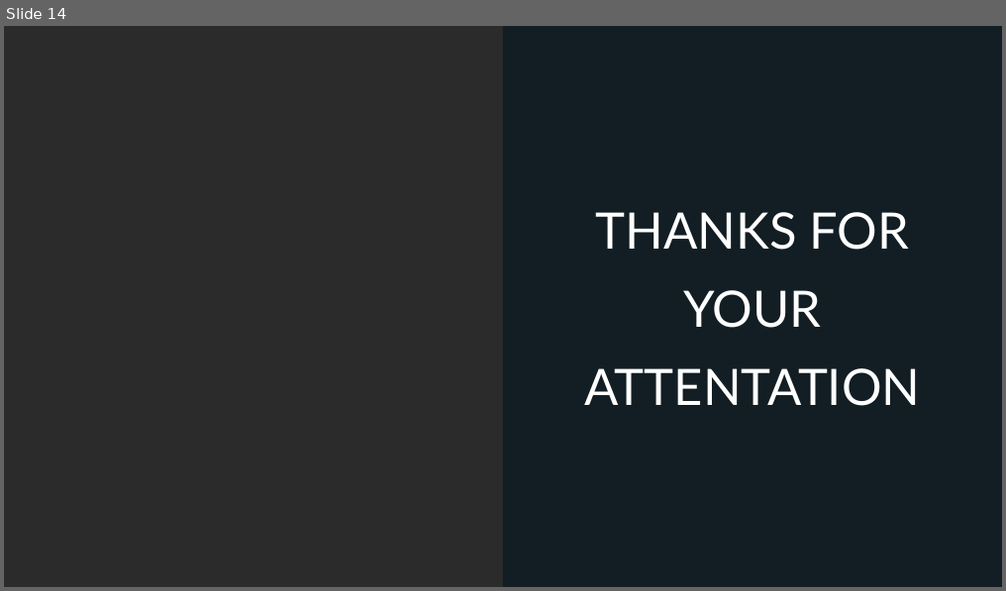
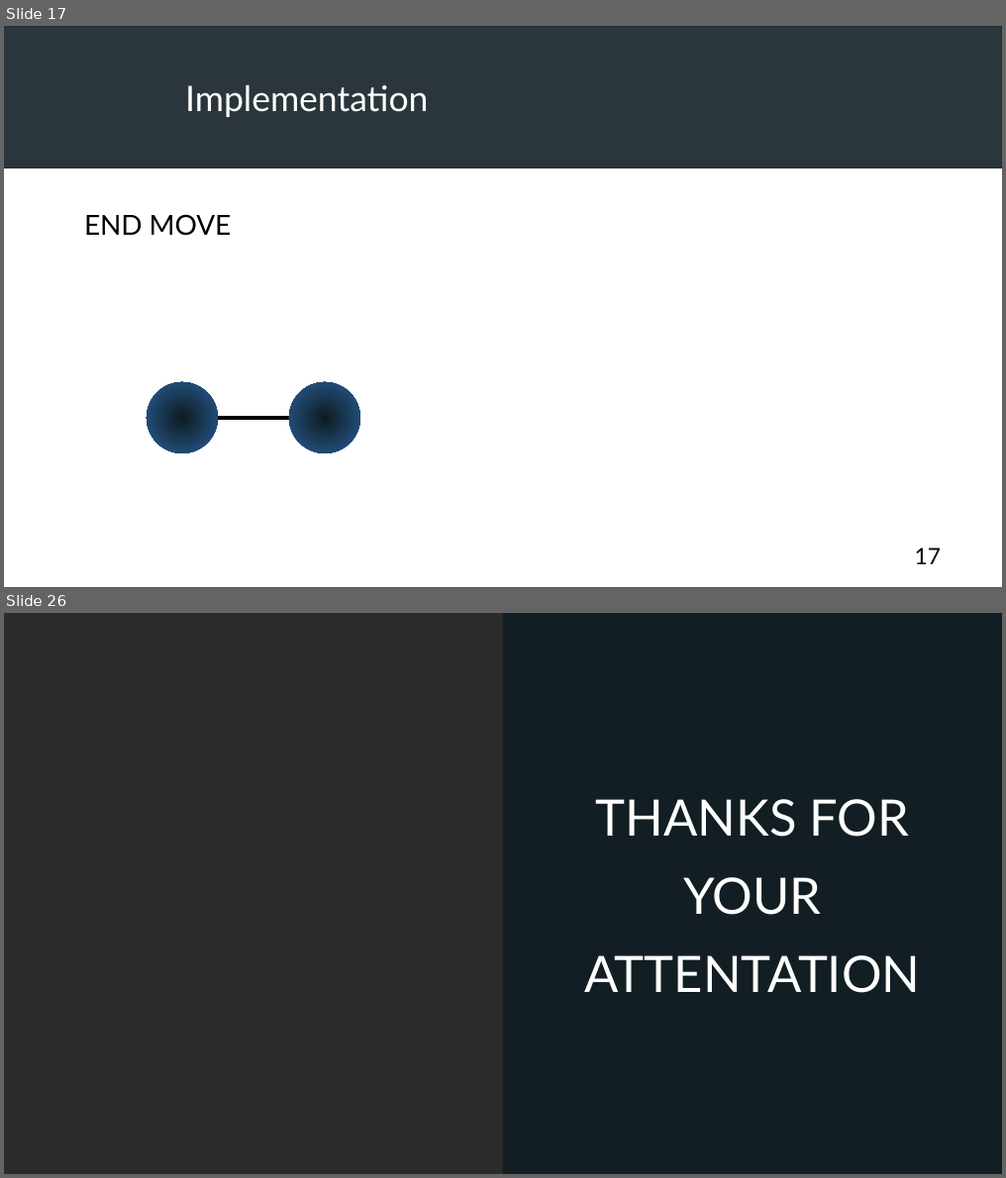
Before and after one commit to FilouPlains/PROJECT_PY_MONTE_CARLO, a slide deck: doc/presentation/ROUAUD_presentation.odp. Shown one above the other, each under a label of ours: slide 14 before the commit, slides 17 and 26 after it; the slides between them are not shown. The pictures are 1006x591 and 1006x1178 pixels, drawn with LibreOffice and Linux fonts; fonts in the diff are those of the drawing; grey boxes stand for pictures; background and template pictures are left out; a plain dark background stands for a picture behind light text. Boxes give left, top, right and bottom in pixels: in the first picture for what was removed or moved away, otherwise in the second. Text is boxed around its words. In the diff, an @@ line names an element or a change of style, - is before the commit and + after.

```diff
--- a/doc/presentation/ROUAUD_presentation.odp
+++ b/doc/presentation/ROUAUD_presentation.odp
@@ slide 17 added at box(4, 26, 1002, 587), background #FFFFFF @@
@@ picture added at box(4, 26, 1002, 169) @@
@@ rectangle added at box(4, 26, 1002, 169), fill #0E1C22 at 85% opacity @@
@@ text added at box(185, 85, 428, 117), 28 pt, text #FFFFFF @@
+Implementation
@@ text added at box(84, 214, 232, 236), 22 pt, text #000000 @@
+END MOVE
@@ ellipse added at box(147, 382, 218, 455), fill gradient #0E1C22 to #2A6099 @@
@@ ellipse added at box(289, 382, 360, 455), fill gradient #0E1C22 to #2A6099 @@
@@ line added from (218, 418) to (289, 418), #000000 3 pt @@
@@ page number added at box(915, 548, 942, 565), 18 pt, text #000000 @@
+17
@@ what was slide 14 is now slide 26 @@
```
Also in this commit, not shown: 8 slides changed, 15 other slides added, 4 slides removed, 1 other file.
